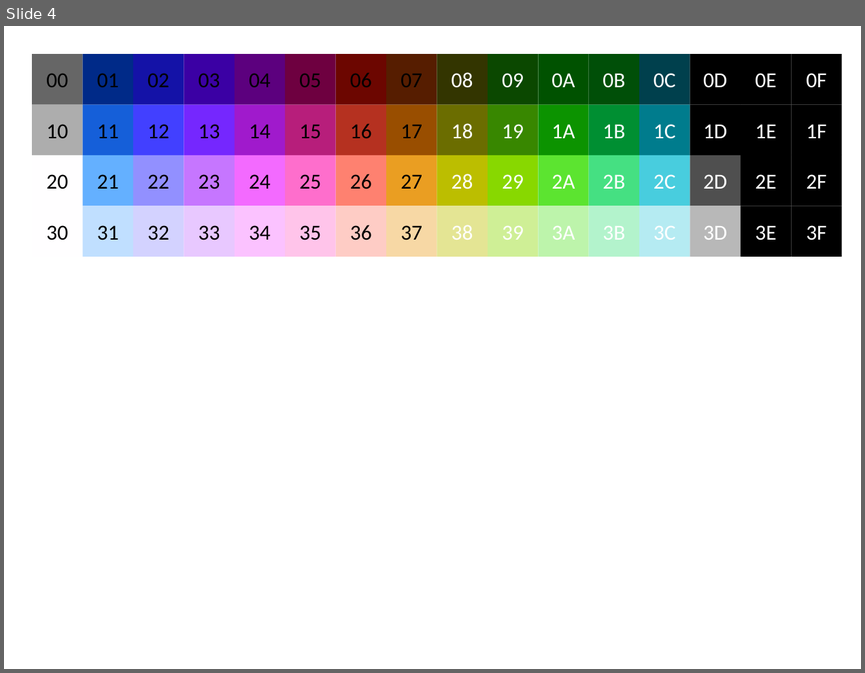
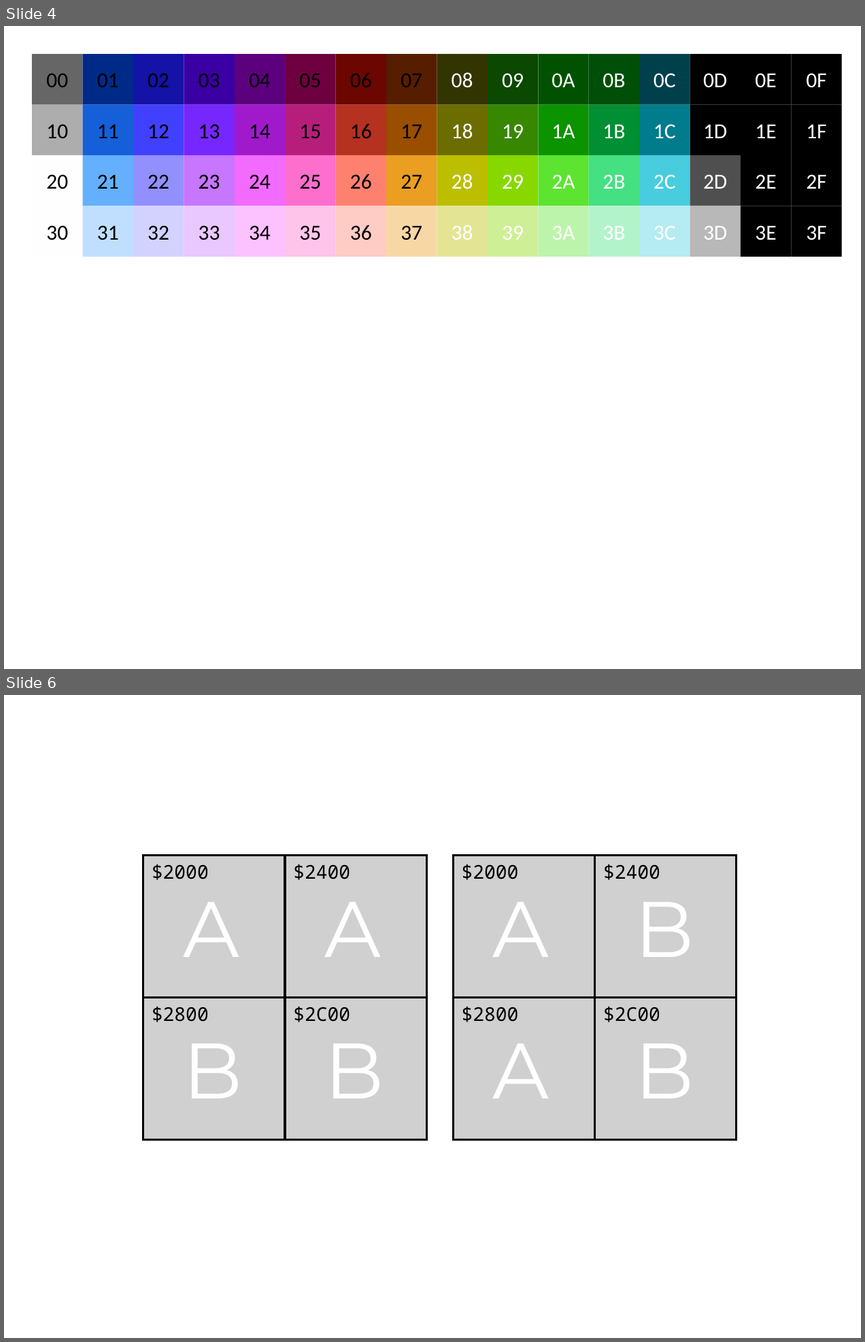
Before and after one commit to cristy-rotaru/NES_emulator, a slide deck: Scheme/Scheme.pptx. Shown one above the other, each under a label of ours: slide 4 before the commit, slides 4 and 6 after it; the slides between them are not shown. The pictures are 865x673 and 865x1342 pixels, drawn with LibreOffice and Linux fonts; fonts in the diff are those of the drawing; grey boxes stand for pictures. Boxes give left, top, right and bottom in pixels: in the first picture for what was removed or moved away, otherwise in the second. Text is boxed around its words. In the diff, an @@ line names an element or a change of style, - is before the commit and + after.

```diff
--- a/Scheme/Scheme.pptx
+++ b/Scheme/Scheme.pptx
@@ slide 6 added at <box>4,695,861,1338</box>, background #FFFFFF @@
@@ picture added at <box>143,855,284,997</box>, 16 pt, text #000000 @@
+$2000
@@ picture added at <box>285,855,426,997</box>, 16 pt, text #000000 @@
+$2400
@@ picture added at <box>453,855,594,997</box>, 16 pt, text #000000 @@
+$2000
@@ picture added at <box>594,855,736,997</box>, 16 pt, text #000000 @@
+$2400
@@ text added at <box>183,902,239,957</box>, 66 pt, text #FFFFFF @@
+A
@@ text added at <box>324,902,381,957</box>, 66 pt, text #FFFFFF @@
+A
@@ text added at <box>493,902,549,957</box>, 66 pt, text #FFFFFF @@
+A
@@ text added at <box>634,902,694,957</box>, 66 pt, text #FFFFFF @@
+B
@@ picture added at <box>143,998,284,1139</box>, 16 pt, text #000000 @@
+$2800
@@ picture added at <box>285,998,426,1139</box>, 16 pt, text #000000 @@
+$2C00
@@ picture added at <box>453,998,594,1139</box>, 16 pt, text #000000 @@
+$2800
@@ picture added at <box>594,998,736,1139</box>, 16 pt, text #000000 @@
+$2C00
@@ text added at <box>183,1044,242,1098</box>, 66 pt, text #FFFFFF @@
+B
@@ text added at <box>324,1044,383,1098</box>, 66 pt, text #FFFFFF @@
+B
@@ text added at <box>493,1044,549,1098</box>, 66 pt, text #FFFFFF @@
+A
@@ text added at <box>634,1044,694,1098</box>, 66 pt, text #FFFFFF @@
+B
```
Also in this commit, not shown: 2 other slides added, 10 other files.
